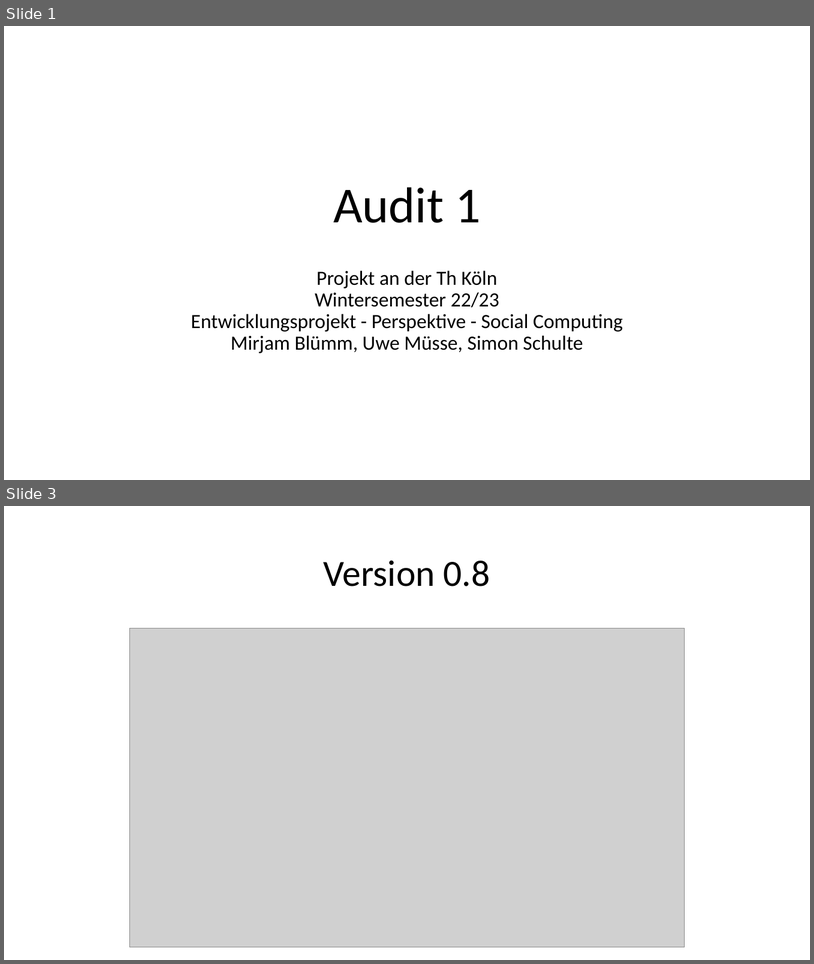
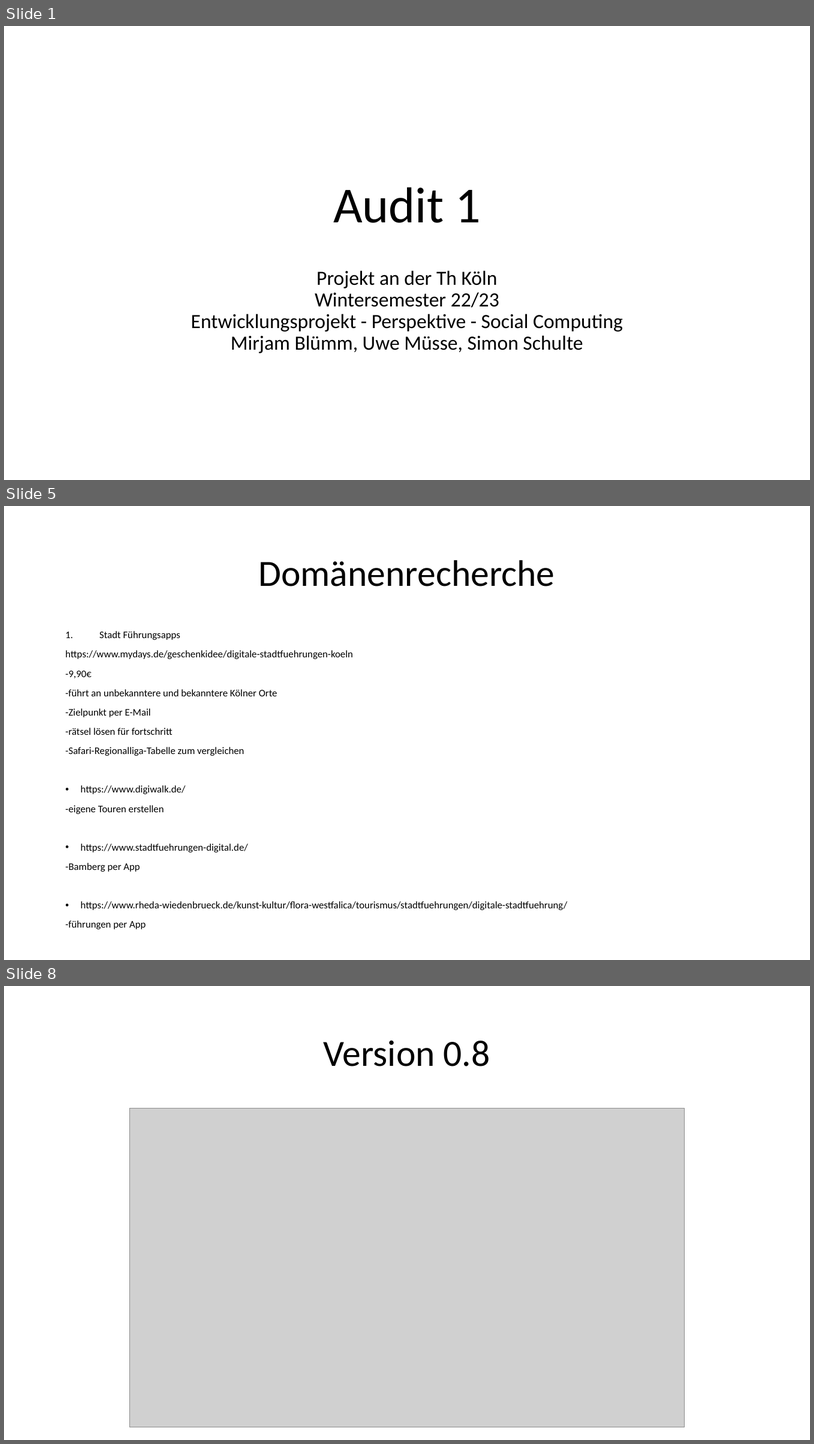
Before and after one commit to sebastiankoch10/EPWS2223HausenKochZimmer, a slide deck: EPWS2223HausenKochZimmer Audit 1.pptx. Shown one above the other, each under a label of ours: slides 1 and 3 before the commit, slides 1, 5 and 8 after it; the slides between them are not shown. The pictures are 814x964 and 814x1444 pixels, drawn with LibreOffice and Linux fonts; fonts in the diff are those of the drawing; grey boxes stand for pictures. Boxes give left, top, right and bottom in pixels: in the first picture for what was removed or moved away, otherwise in the second. Text is boxed around its words. In the diff, an @@ line names an element or a change of style, - is before the commit and + after.

```diff
--- a/EPWS2223HausenKochZimmer Audit 1.pptx
+++ b/EPWS2223HausenKochZimmer Audit 1.pptx
@@ slide 5 added at [4,506,810,960], background #FFFFFF @@
@@ title added at [259,560,555,586], 44 pt, text #000000 @@
+Domänenrecherche
@@ text added at [65,631,568,929], 12 pt, text #000000 @@
+1. Stadt Führungsapps
+https://www.mydays.de/geschenkidee/digitale-stadtfuehrungen-koeln
+-9,90€
+-führt an unbekanntere und bekanntere Kölner Orte
+-Zielpunkt per E-Mail
+-rätsel lösen für fortschritt
+-Safari-Regionalliga-Tabelle zum vergleichen
+• https://www.digiwalk.de/
+-eigene Touren erstellen
+• https://www.stadtfuehrungen-digital.de/
+-Bamberg per App
+• https://www.rheda-wiedenbrueck.de/kunst-kultur/flora-westfalica/tourismus/stadtfuehrungen/digitale-stadtfuehrung/
+-führungen per App
@@ what was slide 3 is now slide 8 @@
```
Also in this commit, not shown: 5 other slides added, 1 slide removed.
